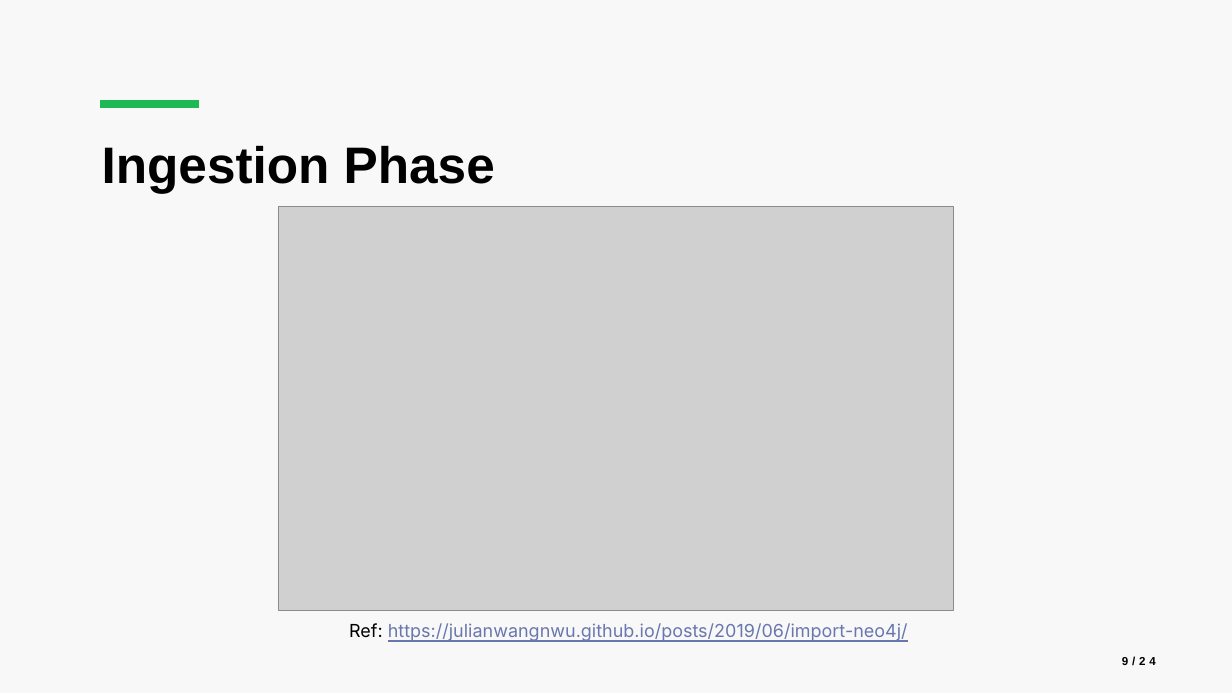
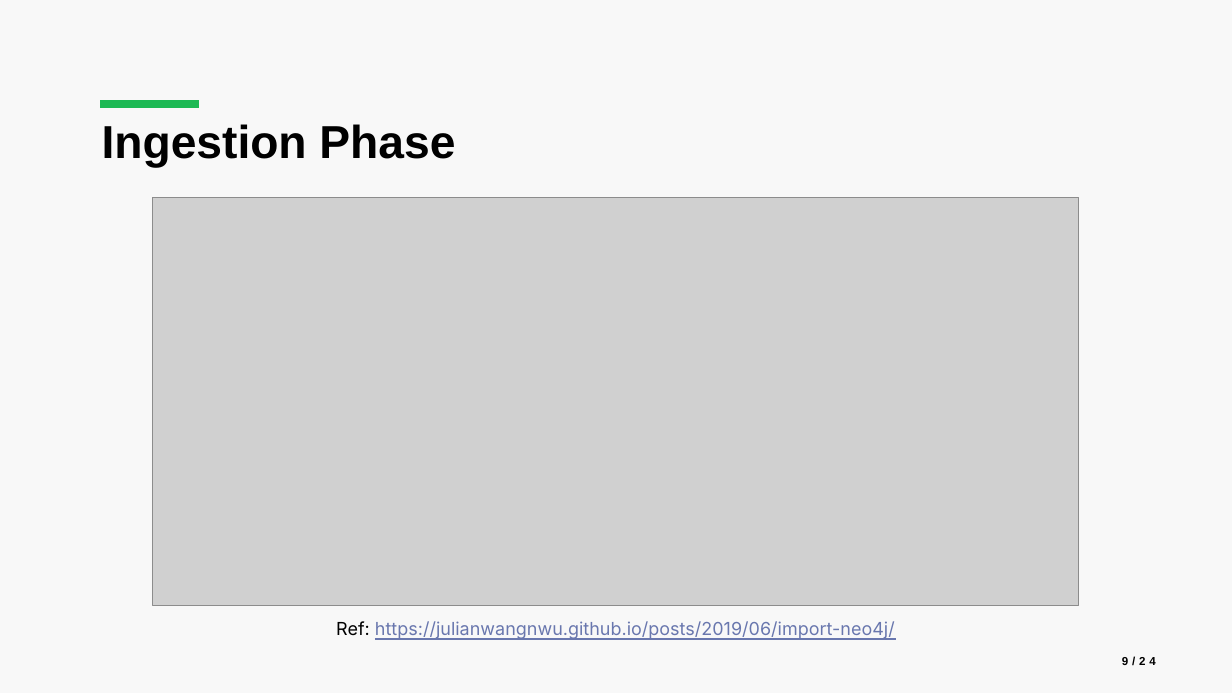
Before and after one commit to luca-martinelli-09/spotify-pg, a slide deck: slide 9 of slides/Spotify_Presentation.pptx. Drawn at 1232x693 pixels with LibreOffice and Linux fonts; fonts in the diff are those of the drawing; grey boxes stand for pictures. Boxes give left, top, right and bottom in pixels: in the first picture for what was removed or moved away, otherwise in the second. Text is boxed around its words. In the diff, an @@ line names an element or a change of style, - is before the commit and + after.

```diff
--- a/slides/Spotify_Presentation.pptx
+++ b/slides/Spotify_Presentation.pptx
@@ title "Ingestion Phase": place and size @@
-title "Ingestion Phase" at [102,145,495,193]
+title "Ingestion Phase" at [102,124,455,168]
@@ title "Ingestion Phase" at [102,124,455,168]: size 40 to 36 pt @@
@@ picture: place and size @@
-picture at [278,207,954,611]
+picture at [153,198,1080,606]
@@ text "Ref: https://julianwangnwu.github.io/posts/2019/06/import-ne ...": place and size @@
-text "Ref: https://julianwangnwu.github.io/posts/2019/06/import-ne ..." at [349,623,908,642]
+text "Ref: https://julianwangnwu.github.io/posts/2019/06/import-ne ..." at [336,621,895,640]
```
Also in this commit, not shown: 6 other slides changed, 6 slides added, 1 slide removed, 7 other files.
